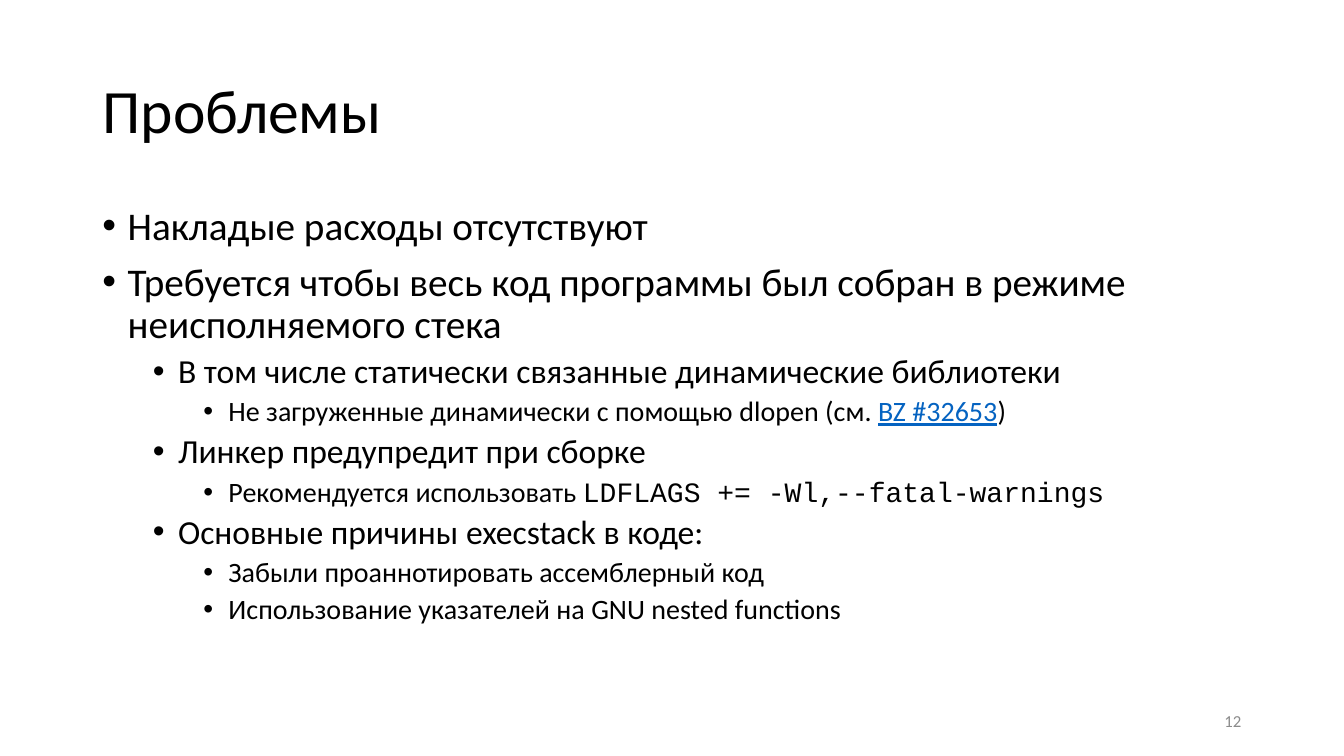
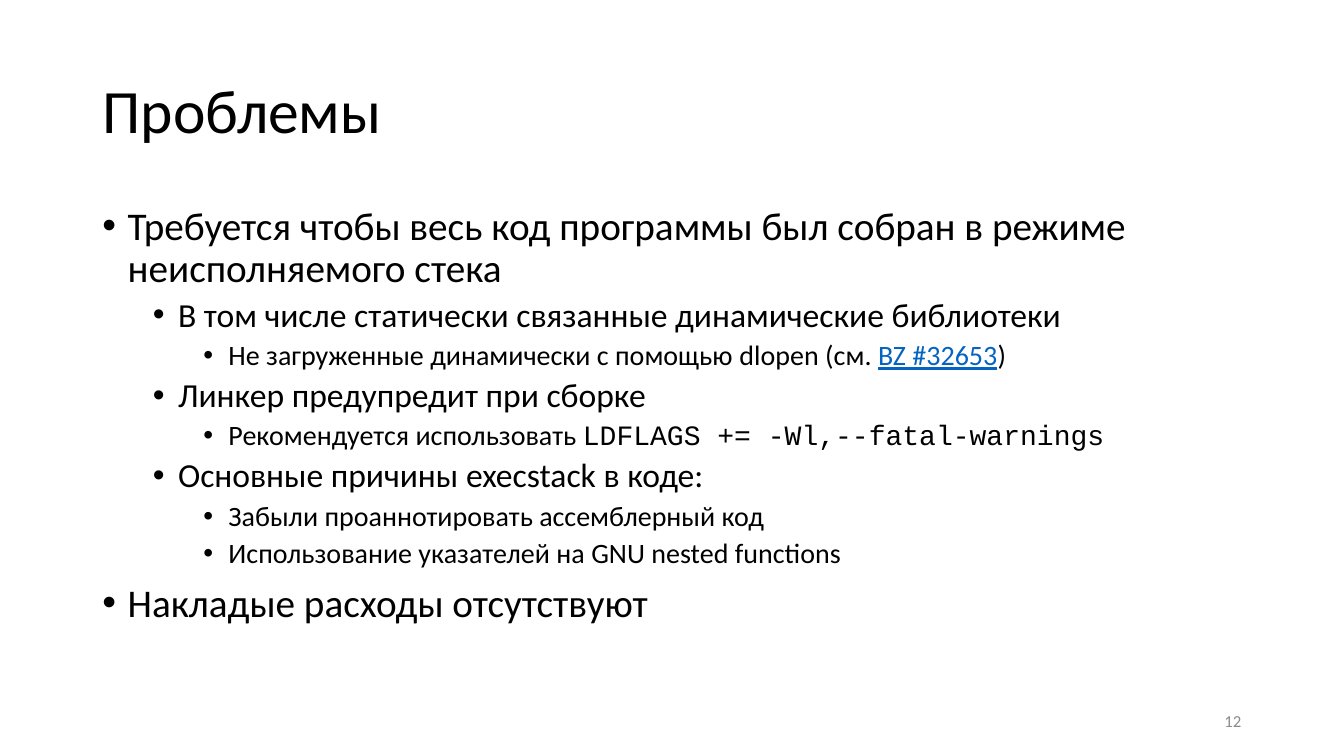
Before and after one commit to yugr/slides, a slide deck: slide 12 of CppZeroCost/2025/RU.pptx. Drawn at 1344x756 pixels with LibreOffice and Linux fonts; fonts in the diff are those of the drawing. Boxes give left, top, right and bottom in pixels: in the first picture for what was removed or moved away, otherwise in the second. Text is boxed around its words. In the diff, an @@ line names an element or a change of style, - is before the commit and + after.

```diff
--- a/CppZeroCost/2025/RU.pptx
+++ b/CppZeroCost/2025/RU.pptx
@@ text at <box>128,215,647,247</box>: paragraph removed @@
-• Накладые расходы отсутствуют
@@ text at <box>128,592,647,624</box>: paragraph added @@
+• Накладые расходы отсутствуют
```
Also in this commit, not shown: 6 other slides changed, 2 other files.
